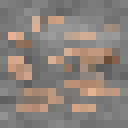
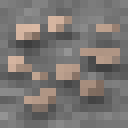
Layered file, before and after one edit (128x128). Changes by layer:
moved "Pasted Layer" above "Layer", painted on it over [8, 16, 120, 112]
renamed "Pasted Layer #1" to "Layer", painted on it over [0, 16, 128, 128]
